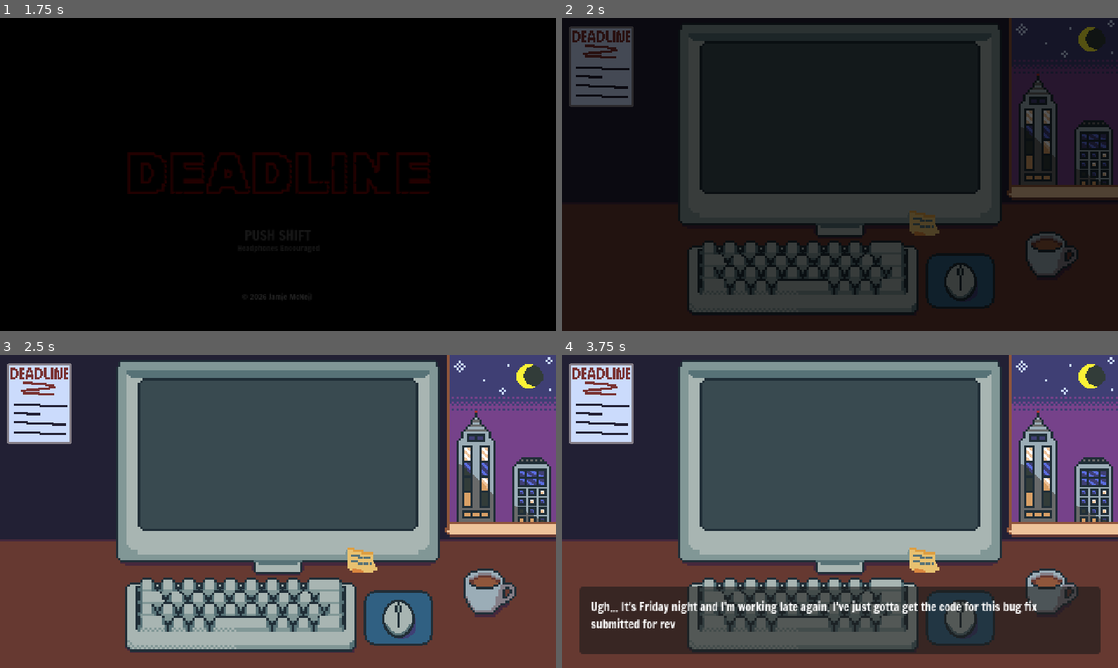
Above: before the commit, frames 1-4 (two rows, left to right).
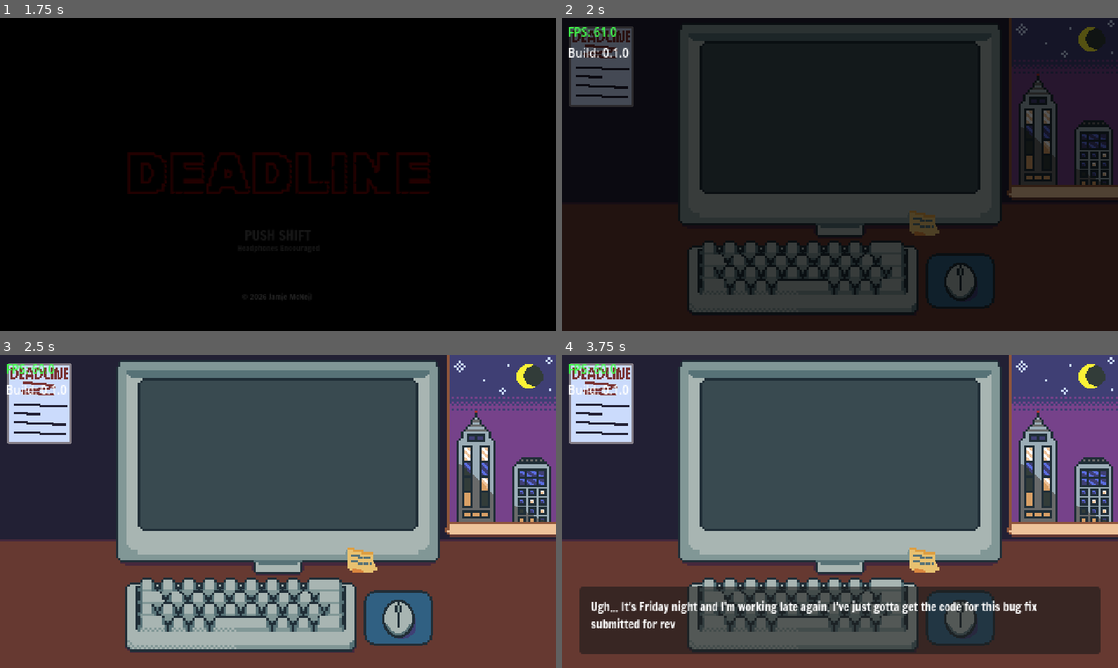
Above: after the commit, the same moments.

Repository: mcneiljv/game-off-2026
Game: Godot game, scene res://src/core/main_game/title_screen.tscn
Two runs of this game, one before a commit and one after it. Both use one fixed random seed, a clock stepped at 60 frames per second and the inputs below. Sound files missing from this copy of the repository are replaced by a short silence.
Inputs:
- Up to frame 1 (1.75 s): hold Shift (left_shift) from 1.28 s (still down)
- Up to frame 2 (2 s): keep holding Shift (left_shift)
- Up to frame 3 (2.5 s): release Shift (left_shift) at 2.03 s
- Up to frame 4 (3.75 s): tap Enter at 2.75 s; tap Space at 3.5 s; hold Shift (left_shift) from 3.53 s (still down)

Frame 1 is identical in both runs. In frame 2, 0.9% of the frame differs, in the area x 1-93%, y 2-83%; in frame 3, 1.3%, in the area x 1-93%, y 2-84%; in frame 4, 1.2%.

Commit message:
Remove unused process from main_game.gd; Set coffee sprite visible when coffee SFX is almost done playing

Diff:
--- /dev/null
+++ b/src/core/main_game/coffee_pour.gd
@@ -0,0 +1,8 @@
+extends SFXAudio
+
+@onready var coffee: Sprite2D = %Coffee
+
+
+func _process(_delta: float) -> void:
+	if playing and get_playback_position() > 4.8:
+		coffee.visible = true
--- a/src/core/main_game/main.tscn
+++ b/src/core/main_game/main.tscn
@@ -20,6 +20,7 @@
 [ext_resource type="AudioStream" uid="uid://wnnlnxq2ul36" path="res://assets/audio/monster-tension-4.mp3" id="9_4i5e7"]
 [ext_resource type="AudioStream" uid="uid://j0riv1bujyw1" path="res://assets/audio/monster-tension-5.mp3" id="10_1um3w"]
 [ext_resource type="AudioStream" uid="uid://cjk5oirvgdeki" path="res://assets/audio/coffee-pour.mp3" id="13_drj1i"]
+[ext_resource type="Script" uid="uid://1hnfah7fpp5c" path="res://src/core/main_game/coffee_pour.gd" id="21_grr58"]
 
 [node name="MainGame" type="Node" unique_id=1457933192]
 process_mode = 3
@@ -72,6 +73,8 @@
 color = Color(0.1296, 0.26736015, 0.72, 1)
 
 [node name="Coffee" type="Sprite2D" parent="." unique_id=359715541]
+unique_name_in_owner = true
+visible = false
 position = Vector2(423, 205)
 texture = ExtResource("5_ba8ow")
 
@@ -128,7 +131,6 @@
 [node name="DebugLayer" type="CanvasLayer" parent="." unique_id=428591197]
 process_mode = 3
 layer = 128
-visible = false
 
 [node name="DebugRoot" parent="DebugLayer" unique_id=361554405 instance=ExtResource("1_l4v7s")]
 unique_name_in_owner = true
@@ -178,4 +180,4 @@
 
 [node name="CoffeePour" type="AudioStreamPlayer" parent="." unique_id=655558279]
 stream = ExtResource("13_drj1i")
-script = ExtResource("7_4i5e7")
+script = ExtResource("21_grr58")
--- a/src/core/main_game/main_game.gd
+++ b/src/core/main_game/main_game.gd
@@ -48,11 +48,6 @@
 	# Shared change text block functionality for both nodes
 	_current_selected_node().change_text_block(dialog_dict.text)
 	_play_block_sound()
-
-
-# Called every frame. 'delta' is the elapsed time since the previous frame.
-func _process(_delta: float) -> void:
-	pass
 
 
 func _unhandled_input(event: InputEvent) -> void:
Not shown, added: src/core/main_game/coffee_pour.gd.uid
